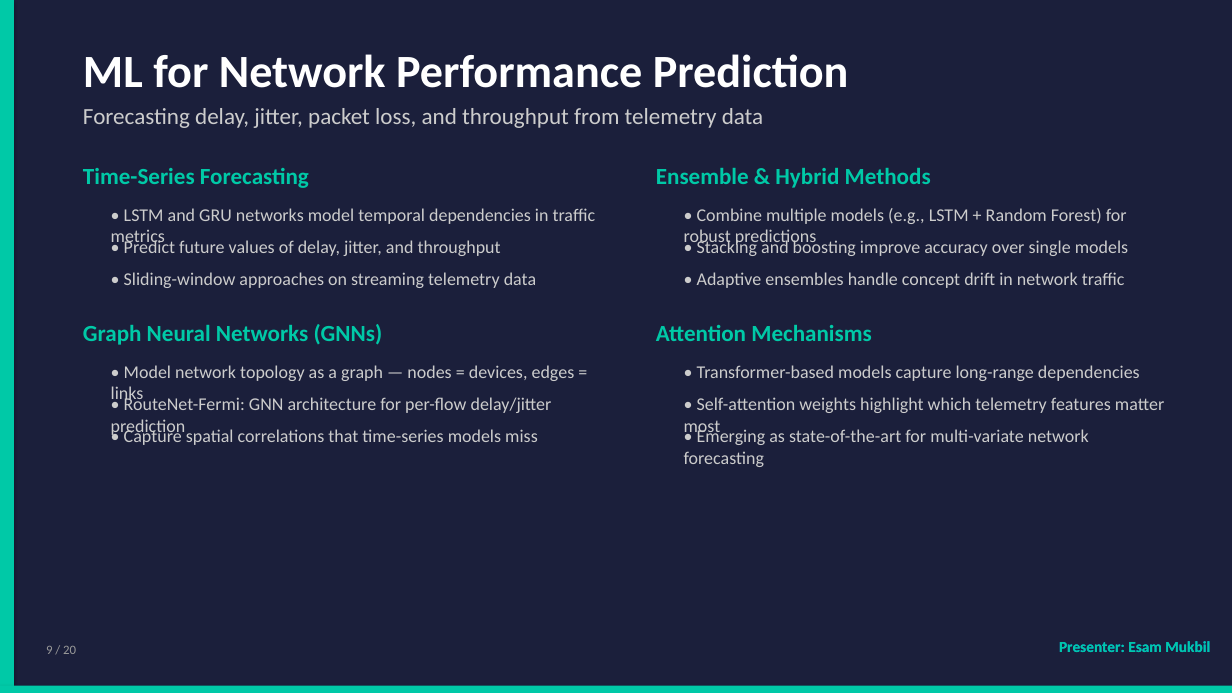
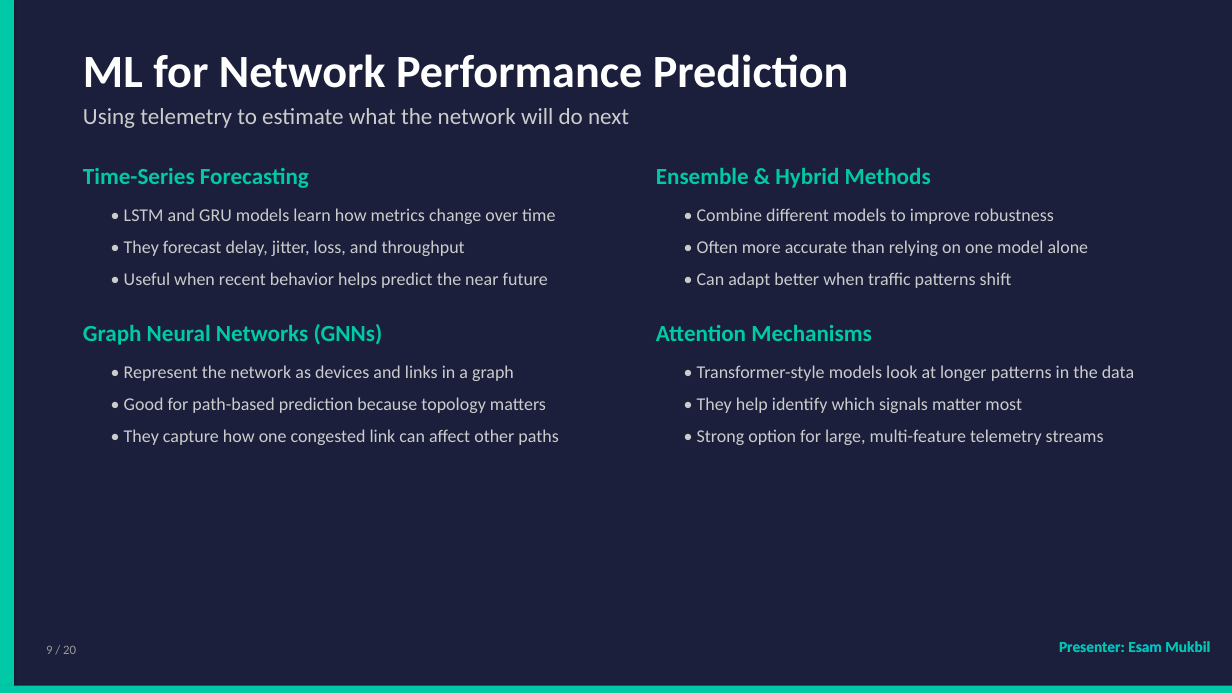
Before and after one commit to dkabduli/NET3006-Project, a slide deck: slide 9 of NET3006A-ML-Network-Telemetry/presentation/NET3006A_ML_Network_Telemetry_Presentation.pptx. Drawn at 1232x693 pixels with LibreOffice and Linux fonts; fonts in the diff are those of the drawing. Boxes give left, top, right and bottom in pixels: in the first picture for what was removed or moved away, otherwise in the second. Text is boxed around its words. In the diff, an @@ line names an element or a change of style, - is before the commit and + after.

```diff
--- a/NET3006A-ML-Network-Telemetry/presentation/NET3006A_ML_Network_Telemetry_Presentation.pptx
+++ b/NET3006A-ML-Network-Telemetry/presentation/NET3006A_ML_Network_Telemetry_Presentation.pptx
@@ text at (83,108,629,128): text changed @@
-Forecasting delay, jitter, packet loss, and throughput from telemetry data
+Using telemetry to estimate what the network will do next
@@ text at (124,208,555,224): text changed @@
-• LSTM and GRU networks model temporal dependencies in traffic metrics
+• LSTM and GRU models learn how metrics change over time
@@ text at (697,208,1054,224): text changed @@
-• Combine multiple models (e.g., LSTM + Random Forest) for robust predictions
+• Combine different models to improve robustness
@@ text at (124,240,465,256): text changed @@
-• Predict future values of delay, jitter, and throughput
+• They forecast delay, jitter, loss, and throughput
@@ text at (697,240,1089,256): text changed @@
-• Stacking and boosting improve accuracy over single models
+• Often more accurate than relying on one model alone
@@ text at (124,272,548,288): text changed @@
-• Sliding-window approaches on streaming telemetry data
+• Useful when recent behavior helps predict the near future
@@ text at (697,272,1012,288): text changed @@
-• Adaptive ensembles handle concept drift in network traffic
+• Can adapt better when traffic patterns shift
@@ text at (124,365,514,381): text changed @@
-• Model network topology as a graph — nodes = devices, edges = links
+• Represent the network as devices and links in a graph
@@ text at (697,365,1134,381): text changed @@
-• Transformer-based models capture long-range dependencies
+• Transformer-style models look at longer patterns in the data
@@ text at (124,397,546,413): text changed @@
-• RouteNet-Fermi: GNN architecture for per-flow delay/jitter prediction
+• Good for path-based prediction because topology matters
@@ text at (697,397,1022,413): text changed @@
-• Self-attention weights highlight which telemetry features matter most
+• They help identify which signals matter most
@@ text at (124,429,558,445): text changed @@
-• Capture spatial correlations that time-series models miss
+• They capture how one congested link can affect other paths
@@ text at (697,429,1104,445): text changed @@
-• Emerging as state-of-the-art for multi-variate network forecasting
+• Strong option for large, multi-feature telemetry streams
```
Also in this commit, not shown: 7 other slides changed, 7 slides added, 7 slides removed, 2 other files.
